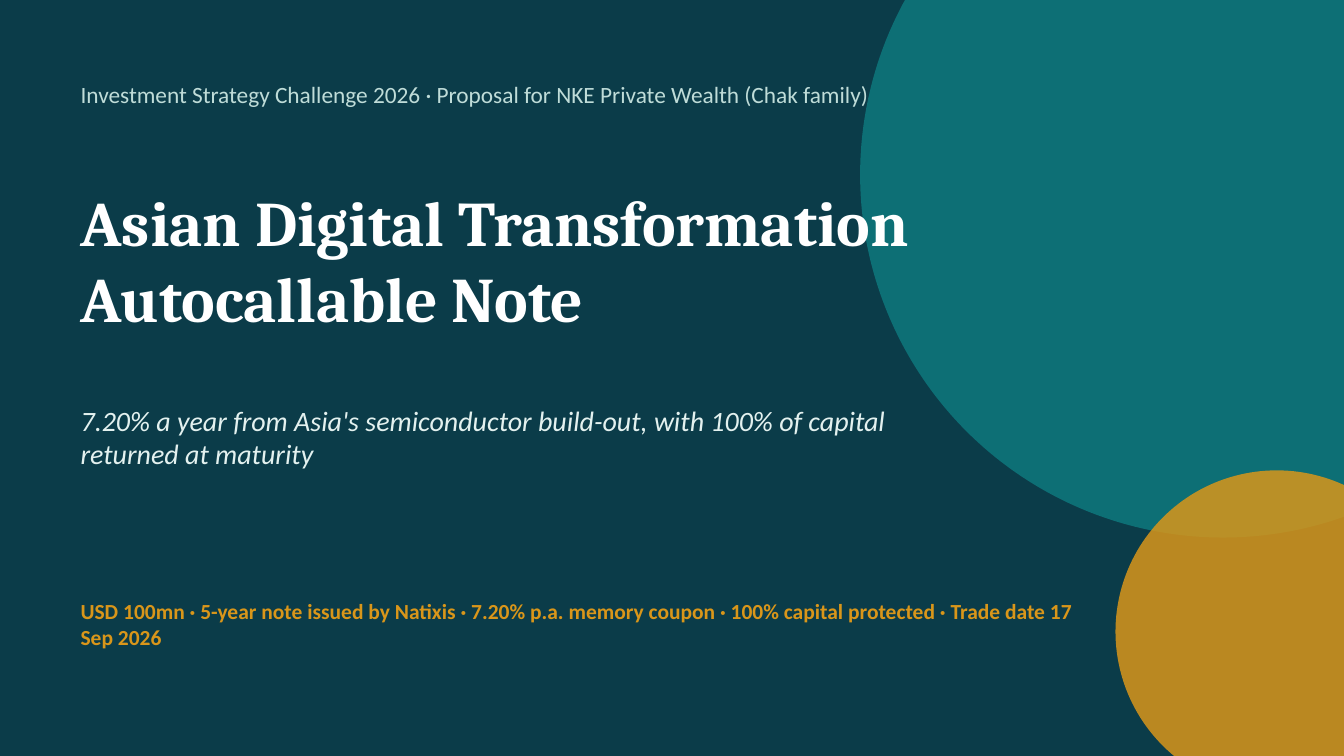
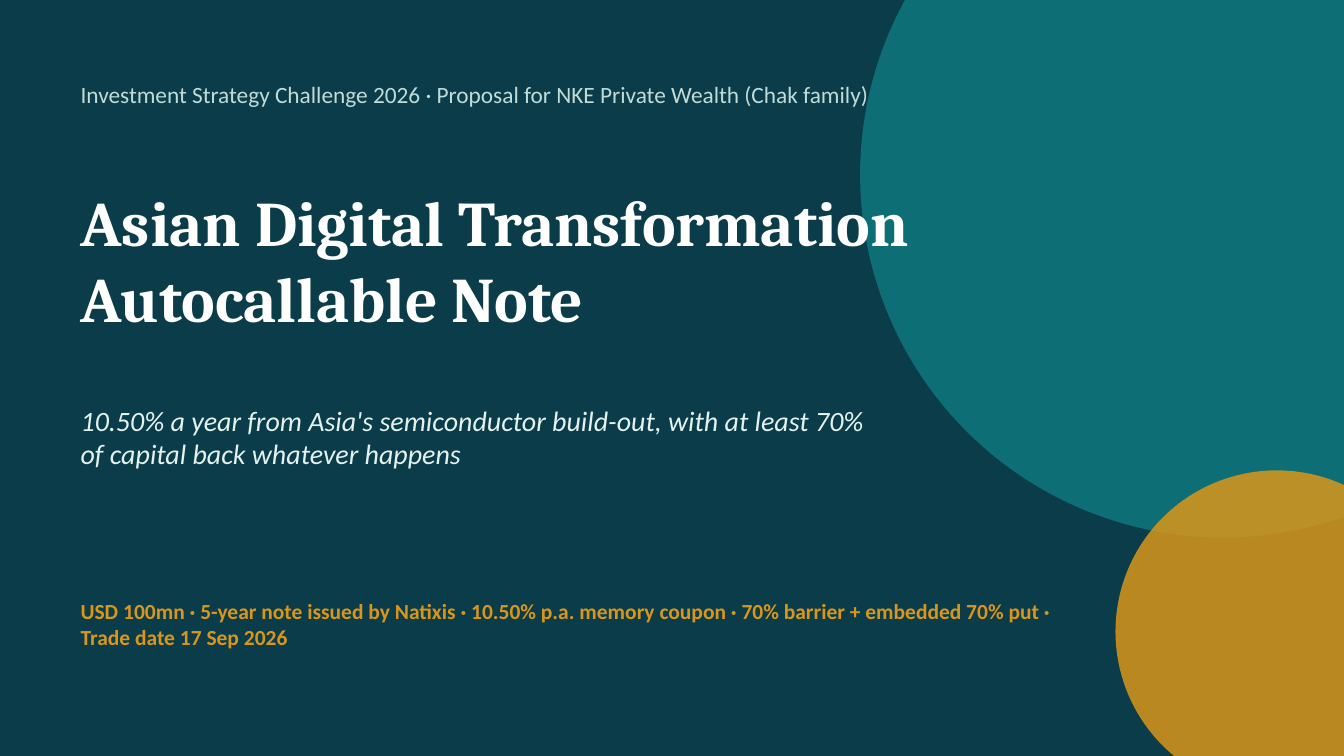
Before and after one commit to benjaminlhl/natixis-case-comp, a slide deck: slide 1 of deck/Asian-Digital-Autocallable-Note.pptx. Drawn at 1344x756 pixels with LibreOffice and Linux fonts; fonts in the diff are those of the drawing. Boxes give left, top, right and bottom in pixels: in the first picture for what was removed or moved away, otherwise in the second. Text is boxed around its words. In the diff, an @@ line names an element or a change of style, - is before the commit and + after.

```diff
--- a/deck/Asian-Digital-Autocallable-Note.pptx
+++ b/deck/Asian-Digital-Autocallable-Note.pptx
@@ text at [81, 411, 863, 469]: text changed @@
-7.20% a year from Asia's semiconductor build-out, with 100% of capital returned at maturity
+10.50% a year from Asia's semiconductor build-out, with at least 70% of capital back whatever happens
@@ text at [81, 604, 1039, 649]: text changed @@
-USD 100mn · 5-year note issued by Natixis · 7.20% p.a. memory coupon · 100% capital protected · Trade date 17 Sep 2026
+USD 100mn · 5-year note issued by Natixis · 10.50% p.a. memory coupon · 70% barrier + embedded 70% put · Trade date 17 Sep 2026
```
Also in this commit, not shown: 13 other slides changed, 14 other files.
